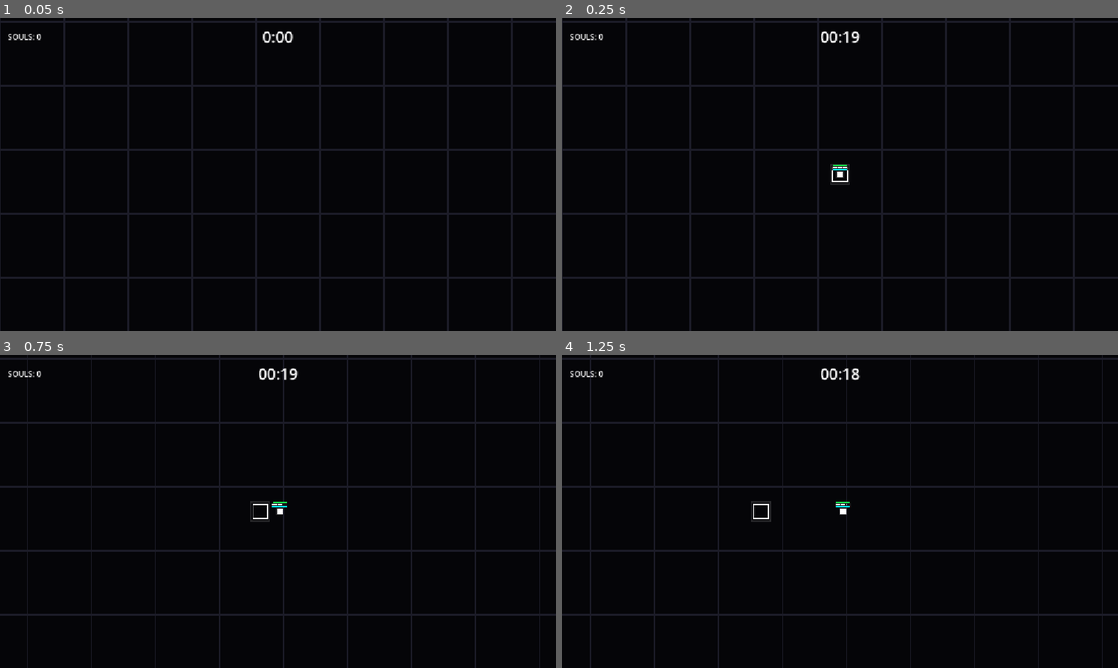
Above: before the commit, frames 1-4 (two rows, left to right).
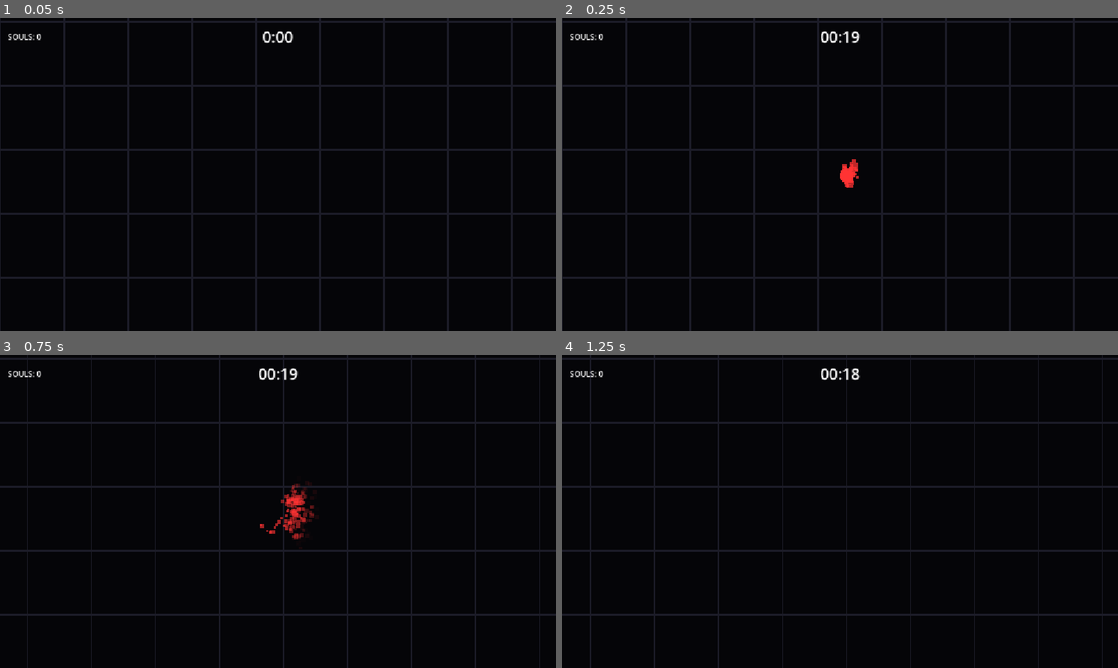
Above: after the commit, the same moments.

Repository: AnonymousXavier/ink-void
Game: Godot game, scene res://Scenes/world.tscn
Same seed, same stepped clock (60 frames per second), same inputs: the game is played once before the commit and once after it. This scene is started directly instead of the project's main scene.
Inputs (mouse positions are in pixels of both pictures, inside the frame that each line leads up to):
- Up to frame 1 (0.05 s): no input
- Up to frame 2 (0.25 s): no input
- Up to frame 3 (0.75 s): move the mouse to (400, 495) at 0.52 s; hold Right (move_right) from 0.53 s (still down); hold Space (parry) from 0.53 s (still down); tap Shift (dash) at 0.6 s
- Up to frame 4 (1.25 s): keep holding Right (move_right); keep holding Space (parry)

Frame 1 is identical in both runs. In frame 2, 0.3% of the frame differs, in the area x 48-54%, y 45-55%; in frame 3, 0.7%, in the area x 45-57%, y 40-59%; in frame 4, 0.2%.
Error after the commit: Invalid access to property or key '(0, 0)' on a base object of type 'Dictionary[Vector2i, Array]'. (res://Systems/entity_manager.gd:56)

Commit message:
Android Optimizations

Diff:
--- a/AutoLoads/Factories.gd
+++ b/AutoLoads/Factories.gd
@@ -131,126 +131,78 @@
 	entity_manager.cell_overlay_id = id
 	return id
 
-func spawn_bullet(pos: Vector2, direction: Vector2, damage: float, target_id: int, speed: float, bullet_color: Color = Color("ff0033")):
-	var entity_manager: EntityManager = SceneInstances.entity_manager
-
-	# Fetch Bullet from inactive list or create new data
-	var bullet_id = entity_manager.inactive_bullet_entities.pop_back()
-
-	var transformData: TransformData
-	var renderingData: RenderingData
-	var meeleData: MeeleData
-	var velocityData: VelocityData
-	# var homingData: HomingData
-	var alignment_dta: AlignmentData
-
-	if bullet_id != null:
-		transformData = entity_manager.inactive_bullet_transform_components[bullet_id]
-		renderingData = entity_manager.inactive_bullet_render_components[bullet_id]
-		meeleData = entity_manager.inactive_bullet_meele_components [bullet_id]
-		velocityData = entity_manager.inactive_bullet_velocity_components[bullet_id]
-		# homingData = entity_manager.inactive_bullet_homing_components[bullet_id]
-		alignment_dta = entity_manager.inactive_bullet_alignment_components[bullet_id]
-	else:
-		bullet_id = SceneInstances.entity_manager.next_entity_id
-		transformData = TransformData.new()
-		renderingData = RenderingData.new()
-		meeleData = MeeleData.new()
-		velocityData = VelocityData.new()
-		# homingData = HomingData.new()
-		alignment_dta = AlignmentData.new()
-
-		SceneInstances.entity_manager.next_entity_id += 1
-
-	# Transfer them to the main dict
-	entity_manager.active_entities.append(bullet_id)
-	SceneInstances.entity_manager.add_entity_to_a_chunk(pos, bullet_id)
-
-	# Do the exact same thing inside create_enemy() using NORMAL_ENEMY!
-
-	entity_manager.is_a_bullet[bullet_id] = true
-	entity_manager.transform_components[bullet_id] = transformData
-	entity_manager.render_components[bullet_id] = renderingData
-	entity_manager.meele_components[bullet_id] = meeleData
-	entity_manager.velocity_components[bullet_id] = velocityData
-	# entity_manager.homing_components[bullet_id] = homingData
-	entity_manager.alignment_components[bullet_id] = alignment_dta
-
-	renderingData.texture = Cache.textures_dict[Enums.ENTITY_TYPES.BULLET]
-	renderingData.modulate = bullet_color
-
-	# Delete them
-	entity_manager.inactive_bullet_transform_components.erase(bullet_id)
-	entity_manager.inactive_bullet_render_components.erase(bullet_id)
-	entity_manager.inactive_bullet_meele_components.erase(bullet_id)
-	entity_manager.inactive_bullet_velocity_components.erase(bullet_id)
-	entity_manager.inactive_bullet_alignment_components.erase(bullet_id)
-	# entity_manager.inactive_bullet_homing_components.erase(bullet_id)
-
-	# Modify the data
-	transformData.position = pos
-	velocityData.direction = direction
-	velocityData.speed = speed
-	meeleData.damage = damage
-	meeleData.target_id = target_id
-	alignment_dta.alignment = Enums.ALIGNMENTS.PLAYER
-	# homingData.target_id = target_id
-	renderingData.texture = Cache.textures_dict[Enums.ENTITY_TYPES.BULLET]
-
-func despawn_bullet(bullet_id: int):
-	var entity_manager = SceneInstances.entity_manager
-
-	var transformData = entity_manager.transform_components[bullet_id]
-	var renderingData = entity_manager.render_components[bullet_id]
-	var meeleData = entity_manager.meele_components[bullet_id]
-	var velocityData = entity_manager.velocity_components.get(bullet_id)
-	var homingData = entity_manager.homing_components.get(bullet_id)
-	var alignmentData = entity_manager.alignment_components.get(bullet_id)
-
-	# Transfer them to the inactive dict
-	entity_manager.inactive_bullet_entities.append(bullet_id)
-	entity_manager.inactive_bullet_transform_components[bullet_id] = transformData
-	entity_manager.inactive_bullet_render_components[bullet_id] = renderingData
-	entity_manager.inactive_bullet_alignment_components[bullet_id] = alignmentData
-	entity_manager.inactive_bullet_meele_components[bullet_id] = meeleData
-	entity_manager.inactive_bullet_homing_components[bullet_id] = homingData if homingData else HomingData.new()
-	entity_manager.inactive_bullet_velocity_components[bullet_id] = velocityData if velocityData else VelocityData.new()
-
-	# Remove them from the main list
-	entity_manager.active_entities.erase(bullet_id)
-	entity_manager.is_a_bullet.erase(bullet_id)
-	entity_manager.transform_components.erase(bullet_id)
-	entity_manager.render_components.erase(bullet_id)
-	entity_manager.meele_components.erase(bullet_id)
-	entity_manager.velocity_components.erase(bullet_id)
-	entity_manager.homing_components.erase(bullet_id)
-	entity_manager.alignment_components.erase(bullet_id)
-
-	SceneInstances.entity_manager.rmeove_entity_from_chunk(transformData.position, bullet_id)
-
 func create_bullet_pool():
 	var number_of_bullets = 500
 	var start_id = SceneInstances.entity_manager.next_entity_id
 	var entity_manager: EntityManager = SceneInstances.entity_manager
 
-	for id in number_of_bullets:
+	for id in range(number_of_bullets):
 		var current_bullet_id = start_id + id
 
-		# Create datas
-		var transformData: TransformData = TransformData.new()
-		var renderingData: RenderingData = RenderingData.new()
-		var meeleData: MeeleData = MeeleData.new()
-		var velocityData: VelocityData = VelocityData.new()
-		var alignmentData: AlignmentData = AlignmentData.new()
-
+		# Instantiate the memory ONCE and store it in the main dictionaries permanently
+		entity_manager.transform_components[current_bullet_id] = TransformData.new()
+		entity_manager.render_components[current_bullet_id] = RenderingData.new()
+		entity_manager.meele_components[current_bullet_id] = MeeleData.new()
+		entity_manager.velocity_components[current_bullet_id] = VelocityData.new()
+
+		var alignmentData = AlignmentData.new()
 		alignmentData.alignment = Enums.ALIGNMENTS.PLAYER
-
-		# Add them to the inactive pool
+		entity_manager.alignment_components[current_bullet_id] = alignmentData
+
+		entity_manager.is_a_bullet[current_bullet_id] = true
+
+		# Add the ID to the waiting list
 		entity_manager.inactive_bullet_entities.append(current_bullet_id)
-		entity_manager.inactive_bullet_meele_components[current_bullet_id] = meeleData
-		entity_manager.inactive_bullet_render_components[current_bullet_id] = renderingData
-		entity_manager.inactive_bullet_transform_components[current_bullet_id] = transformData
-		entity_manager.inactive_bullet_velocity_components[current_bullet_id] = velocityData
-		entity_manager.inactive_bullet_alignment_components[current_bullet_id] = alignmentData
 
 	entity_manager.next_entity_id += number_of_bullets
+
+func spawn_bullet(pos: Vector2, direction: Vector2, damage: float, target_id: int, speed: float, bullet_color: Color = Color("ff0033")):
+	var entity_manager: EntityManager = SceneInstances.entity_manager
+
+	# 1. Grab an available ID
+	var bullet_id = entity_manager.inactive_bullet_entities.pop_back()
+
+	# 2. Safety fallback if the pool runs empty
+	if bullet_id == null:
+		bullet_id = entity_manager.next_entity_id
+		entity_manager.next_entity_id += 1
+		entity_manager.is_a_bullet[bullet_id] = true
+		entity_manager.transform_components[bullet_id] = TransformData.new()
+		entity_manager.render_components[bullet_id] = RenderingData.new()
+		entity_manager.meele_components[bullet_id] = MeeleData.new()
+		entity_manager.velocity_components[bullet_id] = VelocityData.new()
+		entity_manager.alignment_components[bullet_id] = AlignmentData.new()
+
+	# 3. Overwrite the existing dormant data (Zero Memory Allocation!)
+	entity_manager.transform_components[bullet_id].position = pos
+
+	var velocityData = entity_manager.velocity_components[bullet_id]
+	velocityData.direction = direction
+	velocityData.speed = speed
+
+	var meeleData = entity_manager.meele_components[bullet_id]
+	meeleData.damage = damage
+	meeleData.target_id = target_id
+
+	entity_manager.alignment_components[bullet_id].alignment = Enums.ALIGNMENTS.PLAYER
+
+	var renderData = entity_manager.render_components[bullet_id]
+	renderData.texture = Cache.textures_dict[Enums.ENTITY_TYPES.BULLET]
+	renderData.modulate = bullet_color
+
+	# 4. Push the ID to the active processing loops
+	entity_manager.active_entities.append(bullet_id)
+	entity_manager.add_entity_to_a_chunk(pos, bullet_id)
+
+func despawn_bullet(bullet_id: int):
+	var entity_manager = SceneInstances.entity_manager
+
+	# 1. Remove from active spatial chunking
+	var pos = entity_manager.transform_components[bullet_id].position
+	entity_manager.rmeove_entity_from_chunk(pos, bullet_id)
+
+	# 2. Stop systems from processing it
+	entity_manager.active_entities.erase(bullet_id)
+
+	# 3. Return ID to the pool (We DO NOT erase the components!)
+	entity_manager.inactive_bullet_entities.append(bullet_id)
--- a/Systems/ParticlesSystem.gd
+++ b/Systems/ParticlesSystem.gd
@@ -45,6 +45,7 @@
 		p.process_material = mat
 
 		p.top_level = false
+		p.z_index = true
 		p.process_material = mat
 
 		# Create a solid 3x3 white square image buffer
--- a/Systems/dash_system.gd
+++ b/Systems/dash_system.gd
@@ -18,13 +18,15 @@
 		dash.dash_time_left -= delta # Uses real-time delta!
 
 		if dash.dash_time_left <= 0:
-			SceneInstances.time_scale = 1.0
 			dash.is_dashing = false
-			# START COOLDOWN ONLY WHEN DASH ENDS
 			dash.cooldown_time_left = dash.cooldown
+
+			# CHRONO-CLASH FIX: Only end Quicksilver if a HitStop isn't currently freezing the game!
+			if SceneInstances.time_scale != 0.0:
+				SceneInstances.time_scale = 1.0
 		return
 
-	# 2. PROCESS COOLDOWN (Only runs if NOT dashing)
+	# 2. PROCESS COOLDOWN
 	if dash.cooldown_time_left > 0:
 		dash.cooldown_time_left -= delta
 
@@ -34,11 +36,12 @@
 		SceneInstances.audio_system.play_sound("dash")
 		dash.dash_time_left = dash.dash_duration
 
-		# Record where we started
 		var p_trans = entity_manager.transform_components.get(player_id)
 		if p_trans:
 			dash.start_position = p_trans.position
 
-		# Drop to 10% speed
-		SceneInstances.time_scale = 0.1
 		SceneInstances.events_manager.add_event({"type": Enums.EVENT_TYPES.SCREEN_SHAKE, "amount": 0.4})
+
+		# CHRONO-CLASH FIX: Don't accidentally speed the game up to 0.1 if a HitStop is currently at 0.0
+		if SceneInstances.time_scale != 0.0:
+			SceneInstances.time_scale = 0.1
--- a/Systems/hit_stop_system.gd
+++ b/Systems/hit_stop_system.gd
@@ -6,25 +6,40 @@
 
 func update() -> void:
 	if is_stopped:
-		# Use raw real-world unscaled time so this timer doesn't freeze when the game freezes
+		# Use raw real-world unscaled time so this timer doesn't freeze
 		if Time.get_ticks_msec() >= hit_stop_end_time:
-			SceneInstances.time_scale = 1.0 # Snap the lock back to normal
 			is_stopped = false
-		return # Stop executing so we don't trigger a freeze while already frozen
+			_resolve_time_conflict() # <--- CHRONO-CLASH FIX
+		return
 
 	# THE EVENT CATCHER
 	for event in SceneInstances.events_manager.events:
 
-		# Complete Stop
+		# Complete Stop (Kills)
 		if event["type"] == Enums.EVENT_TYPES.ENTITY_KILLED:
 			SceneInstances.time_scale = 0.0
-			hit_stop_end_time = Time.get_ticks_msec() + 45 # 45ms hitstop
+			hit_stop_end_time = Time.get_ticks_msec() + 45
 			is_stopped = true
 			return
 
-		# The Parry Deflect (Slow-mo Stop)
+		# The Parry Deflect
 		elif event["type"] == Enums.EVENT_TYPES.HIT_STOP:
 			var duration_ms = int(event.get("duration", 0.15) * 1000)
 			hit_stop_end_time = Time.get_ticks_msec() + duration_ms
 			is_stopped = true
 			return
+
+# Evaluates the ECS state to determine what the time scale SHOULD be
+func _resolve_time_conflict() -> void:
+	var em = SceneInstances.entity_manager
+	var player_id = em.player_id
+
+	if player_id != -1 and em.dash_components.has(player_id):
+		var dash = em.dash_components.get(player_id)
+		# If they were dashing, return the time scale to Quicksilver speed
+		if dash.is_dashing:
+			SceneInstances.time_scale = 0.1
+			return
+
+	# If no priority states are active, return to normal
+	SceneInstances.time_scale = 1.0
--- a/Systems/projectile_dispatch_system.gd
+++ b/Systems/projectile_dispatch_system.gd
@@ -14,13 +14,21 @@
 			var target_velocity = SceneInstances.entity_manager.velocity_components.get(event["target"])
 
 			if target_velocity and target_velocity.direction != Vector2.ZERO:
-				# Calculate how many seconds the bullet takes to cross the current distance
+				# Calculate base naive time
 				var distance = parent_transform.position.distance_to(target_transform.position)
 				var travel_time = distance / bullet_speed
 
-				# Multiply the player's current movement vector by the travel time to find the future point
-				var future_position = target_transform.position + (target_velocity.direction * target_velocity.speed * travel_time)
+				# Calculate the raw projected vector
+				var projected_movement = target_velocity.direction * target_velocity.speed * travel_time
 
+				# THE FIX: Clamp the prediction length.
+				# The AI is never allowed to predict a movement larger than 75% of the total distance between you.
+				# This guarantees the target point can never "cross behind" the sniper.
+				var max_prediction = distance * 0.75
+				if projected_movement.length() > max_prediction:
+					projected_movement = projected_movement.normalized() * max_prediction
+
+				var future_position = target_transform.position + projected_movement
 				direction = (future_position - parent_transform.position).normalized()
 			else:
 				# If the player is standing completely still, just shoot straight at them
--- a/Systems/rendering_system.gd
+++ b/Systems/rendering_system.gd
@@ -3,6 +3,9 @@
 
 var screen_center: Vector2
 var has_spawned_overlay: bool
+
+func _ready() -> void:
+	z_index = -1
 
 func update() -> void:
 	if not has_spawned_overlay and Cache.is_ready:
--- a/Systems/splatter_canvas.gd
+++ b/Systems/splatter_canvas.gd
@@ -6,6 +6,8 @@
 var max_blood: int = 5000
 
 func _ready() -> void:
+	z_index = -1
+
 	graveyard_multimesh = MultiMesh.new()
 	graveyard_multimesh.mesh = QuadMesh.new() # The 1x1 geometry
 	graveyard_multimesh.transform_format = MultiMesh.TRANSFORM_2D
